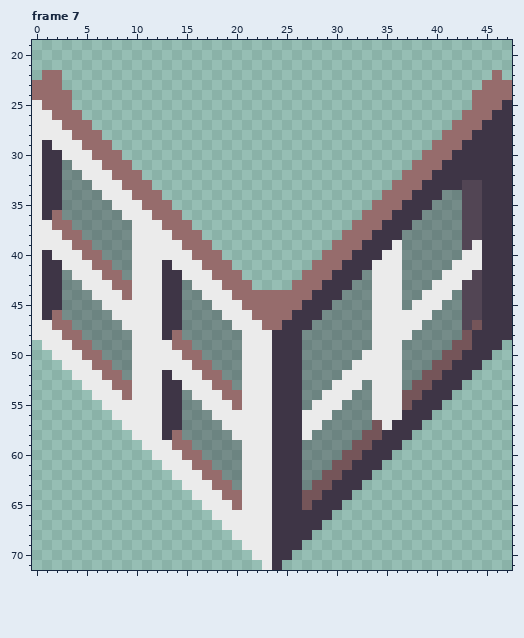
Pixel-art file -- resources/asesprite/blocks/Block-Bauhaus-Window.aseprite. The first picture shows the starting point.
48x72 pixels, 7 frames. Shown: frame 7: x 0..47, y 19..71. The commit also changed other frames, which this record leaves out.
The same view after the edit:
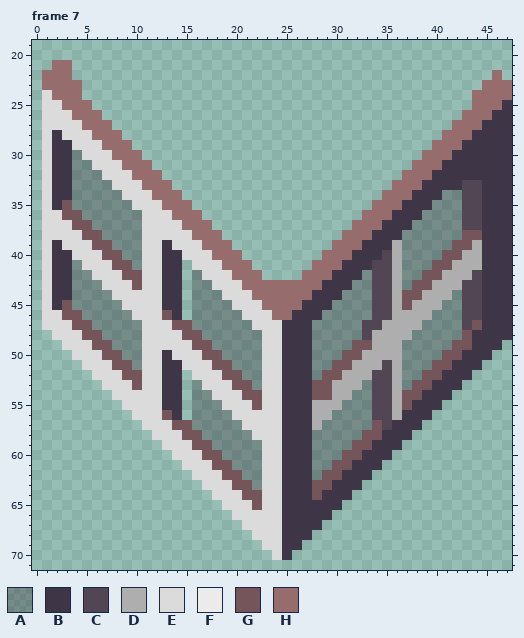
Palette (. is transparent): A #2e222f52  B #3e3546  C #524554  D #aeaeae  E #dbdbdb  F #ebebeb  G #755559  H #966c6c
The exact change:
layer "South/Diffuse Copy" added
layer "East/Diffuse Copy" removed
layer "West/Layer 1" removed
Changed rows in their new state; - is an unchanged pixel.
Frame 7, layers "West/Diffuse Copy", "South/Diffuse Copy":
first column x 0:
21 --HH-----------------------------------------
22 ---H-----------------------------------------
23 .--HH----------------------------------------
24 .E--H----------------------------------------
25 .EE-HH---------------------------------------
26 .EEE-HH--------------------------------------
27 .EEEE-HH-------------------------------------
28 .EBEEE-HH------------------------------------
29 .EBBEEE-HH-----------------------------------
30 .E-BAEEE-HH----------------------------------
31 .E-BAAEEE-HH---------------------------------
32 .E-B-AAEEE-HH--------------------------------
33 .E-B--AAEEE-HH-------------------------------
34 .E-B---AAEEE-HH------------------------------
35 .E-G----AAEEE-HH-----------------------------
36 .EEGG----AAEEE-HH----------------------------
37 .EEEGG----AEEEE-HH---------------------------
38 .EEEEGG---AEEEEE-HH------------------------GG
39 .EBEEEGG--AEEBEEE-HH----------------D-----GGD
40 .EBBEEEGG-AEEBBEEE-HH--------------CD----GGDD
41 .E-BAEEEGGAEE-B.EEE-HH------------CCD---GGDDD
42 .E-BAAEEEGGEE--.AEEE-HH-----------CCD--GGDDD-
43 .E-B-AAEEEGEE--.AAEEE-HHHH--------CCD-GGDDD--
44 .E-B--AAEEEEE--.-AAEEE------------CCDGGDDD---
45 .E-G---AAEEEE--.--AAEEE-----------CCDGDDD----
46 .EEGG---AAEEEG-.---AAEEE----------CCDDDD-----
47 .EEEGG---AAEEEGG----AAEEE--------CCDDDD------
48 ..EEEGG---AEEEEGG----AAEE--B-----CDDDD-------
49 -..EEEGG--AEEEEEGG---AAEE--B----GGDDD--------
50 --..EEEGG-AEEBEEEGG--AAEE--B---GGDDDD--------
51 ---..EEEGGAEEBBEEEGG-AAEE--B--GGDDDCD--------
52 ----..EEEGGEE-B.EEEGGAAEE--B-GGDDDCCD--------
53 -----..EEEGEE--.AEEEGGAEE--BGGDDD-CCD--------
54 ------..EEEEE--.AAEEEGGEE--BGGDD--CCD--------
55 -------..EEEE--.-AAEEEGEE--BDDD---CCD--------
56 --------..EEEG-.--AAEEEEE--BDD----CCD--------
57 ---------..EEEGG---AAEEEE--BD------C---------
58 ----------..EEEGG---AAEEE--B-----------------
59 -----------..EEEGG---AAEE--B-----------------
60 ------------..EEEGG--AAEE--B-----------------
61 -------------..EEEGG-AAEE--B-----------------
62 --------------..EEEGGAAEE--B-----------------
63 ---------------..EEEGGAEE--B-----------------
64 ----------------..EEEGGEE--B-----------------
65 -----------------..EEEGEE--B-----------------
66 ------------------..EEEEE--------------------
67 -------------------..EEEE--------------------
68 --------------------..EEE--------------------
69 ---------------------..EE--------------------
70 ----------------------..E--------------------
71 -----------------------..--------------------
